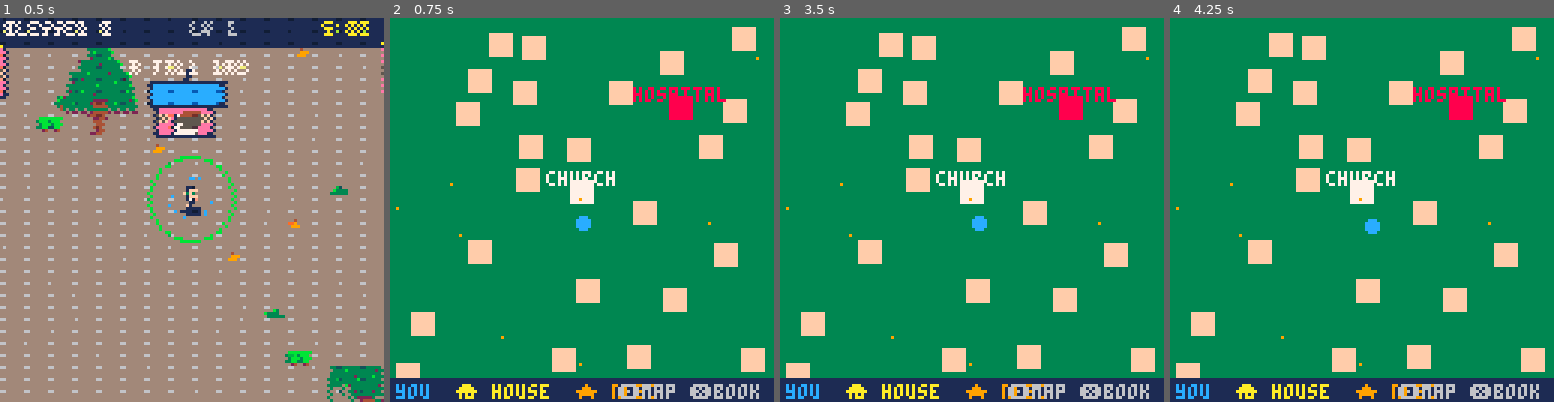
Above: before the commit, frames 1-4 (left to right).
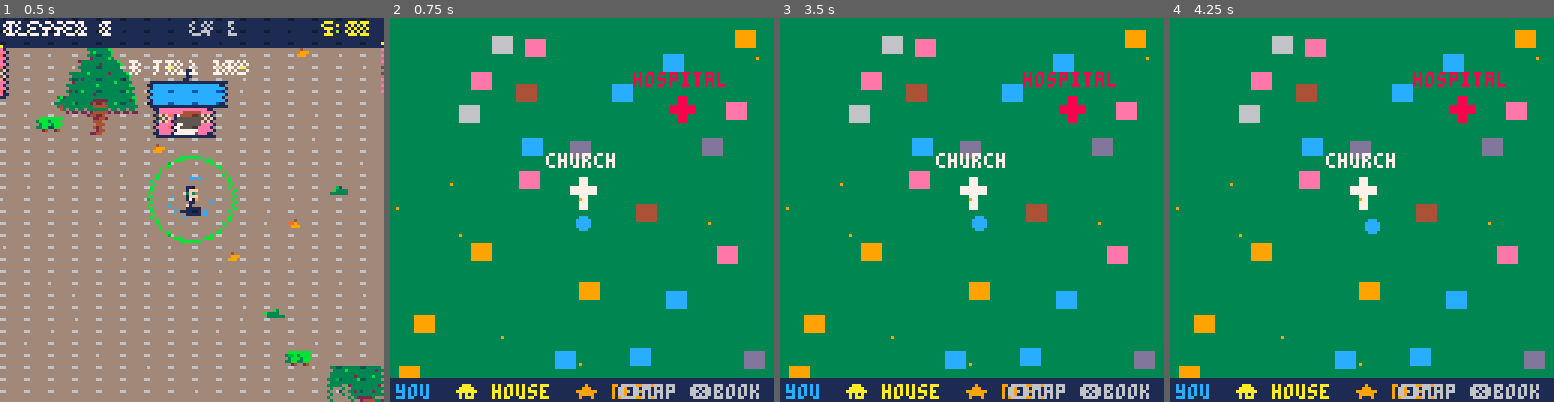
Above: after the commit, the same moments.

Repository: shalone86/sdcourses
Game: PICO-8 cartridge game/blessed.p8
Same seed, same stepped clock (60 frames per second), same inputs: the game is played once before the commit and once after it.
Inputs:
- Up to frame 1 (0.5 s): tap X (X key) at 0.33 s
- Up to frame 2 (0.75 s): tap O (Z key) at 0.7 s
- Up to frame 3 (3.5 s): tap X (X key) at 1.07, 1.85, 2.97 s; hold Right 1.6-2.1 s; tap O (Z key) every 0.4 s from 1.7 to 3.3 s; hold Up 2.15-2.42 s; hold Right 2.47-3.03 s; hold Left from 3.08 s (still down)
- Up to frame 4 (4.25 s): release Left at 3.58 s; hold Down 3.63-3.97 s; tap O (Z key) at 3.7, 4.1 s; hold Right from 4.02 s (still down); tap X (X key) at 4.08 s

Frame 1 is identical in both runs. In frame 2, 11% of the frame differs, in the area x 1-98%, y 2-94%; in frame 3, 11%; in frame 4, 11%.

Commit message:
Blessed!: random car paint each day; crosses for the church and hospital on the map
The map shows a white cross for the church, a red cross for the
hospital, and houses in their own colors. The car's (and van's) paint
is random each day. (Grace piles are no longer printed on the map;
they still show in town.)

Co-Authored-By: Claude Opus 5.5 <noreply@anthropic.com>
Claude-Session: https://claude.ai/code/session_014A5HNbCtgPJAi8nNk3cpQw

Diff:
--- a/game/blessed.p8
+++ b/game/blessed.p8
@@ -161,6 +161,7 @@
  lv={} -- level of each upgrade
  score=0 xp=0 need=3 lvl=1
  lost={0,0,0} lost_t=0 lost_c=0 -- time lost
+ car_c,car_r=rnd({8,9,10,11,12,14,6,13}),rnd(roofs)
  t=0 missed=0 msg="" msg_t=0
  state="play" page=1
  -- the start screen, when the
@@ -262,10 +263,16 @@
 
 function unlocked(i) return i==1 or dget(2)&(1<<i)>0 end
 
+-- how many combos you've ever found
+function found()
+ local f=0
+ for i=1,#combos do if dget(1)&(1<<i)>0 then f+=1 end end
+ return f
+end
+
 -- end of the day: anything new?
 function check_unlocks()
- local f=0
- for i=1,#combos do if dget(1)&(1<<i)>0 then f+=1 end end
+ local f=found()
  local won={false,missed<=30 and score>=50,l("marian garden")>=3,
   sick_healed>=50,f>=3,cath,score>=500}
  newchar=nil
@@ -1056,12 +1063,17 @@
 function draw_map()
  -- the whole town at 1/4 size
  cls(3)
+ -- houses in their colors; a white
+ -- cross for the church, a red one
+ -- for the hospital
  for b in all(bldg) do
-  if b.s then
-   local c=15
-   if b.k=="church" then c=7
-   elseif b.k=="hosp" or b.k=="chapel" then c=8 end
-   rectfill((b.x-8)/4,(b.y-16)/4,(b.x-8)/4+7,(b.y-16)/4+7,c)
+  local x,y=(b.x+8)\4,b.y\4
+  if b.k=="church" then
+   rectfill(x-1,y-5,x+1,y+5,7) rectfill(x-4,y-2,x+4,y,7)
+  elseif b.k=="hosp" then
+   rectfill(x-1,y-4,x+1,y+4,8) rectfill(x-4,y-1,x+4,y+1,8)
+  elseif b.k=="house" then
+   rectfill(x-3,y-3,x+3,y+2,b.wc)
   end
  end
  for it in all(items) do pset(it.x/4,it.y/4,9) end
@@ -1069,11 +1081,9 @@
   if q.ev then print("\146",q.x/4-3,q.y/4-2,t%10<5 and 9 or 7)
   elseif q.k=="home" then print("\138",q.x/4-3,q.y/4-2,t%10<5 and 10 or 7) end
  end
- print("church",church_x/4-10,church_y/4-7,7)
- print("hospital",hosp_x/4-14,hosp_y/4-7,8)
+ print("church",church_x/4-10,church_y/4-13,7)
+ print("hospital",hosp_x/4-14,hosp_y/4-12,8)
  -- grace waiting at each
- if church_pile>0 then print(church_pile,church_x/4+5,church_y/4,10) end
- if hosp_pile>0 then print(hosp_pile,hosp_x/4+5,hosp_y/4,10) end
  if hosp_need>0 then print("+"..hosp_need,hosp_x/4-2,hosp_y/4+6,chap and 8 or 5) end
  circfill(p.x/4,p.y/4,2,t%10<5 and 12 or 7)
  rectfill(0,120,127,127,1)
@@ -1225,7 +1235,10 @@
  -- with that combo), you inside
  local car=van and s_van or s_car
  if l("a car")>0 and p.mv then
+  -- its paint: random each day
+  pal(13,car_c) pal(2,car_r)
   spr(car+flr(t/4)%4*2,p.x-8,p.y-14,2,2,p.fl)
+  pal()
  else
  -- you: blessing (4 frames, just
  -- after each blessing), walking,
@@ -1335,11 +1348,7 @@
   -- where the time went
   print("time lost:",34,68,8)
   print("home "..lost[1].." sick "..lost[2].." need "..lost[3].."s",16,75,8)
-  local f=0
-  for i=1,#combos do
-   if dget(1)&(1<<i)>0 then f+=1 end
-  end
-  print("combos found: "..f.."/"..#combos,26,83,10)
+  print("combos found: "..found().."/"..#combos,26,83,10)
   -- the reveal: a combo new today
   for i=1,#combos do
    if got[combos[i].n] and found_start&(1<<i)==0 then
